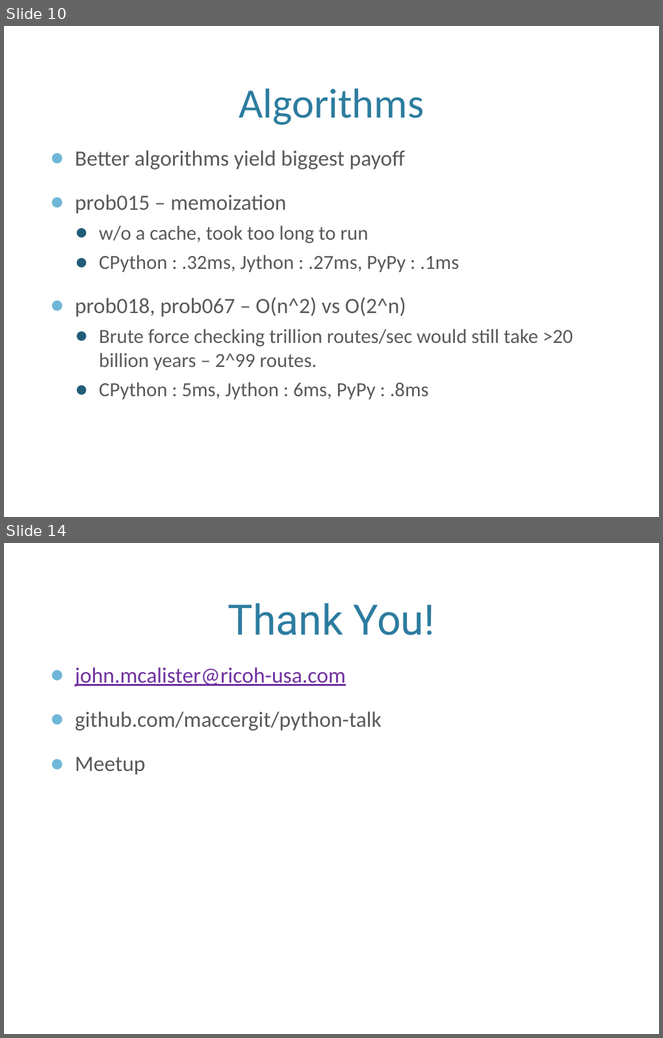
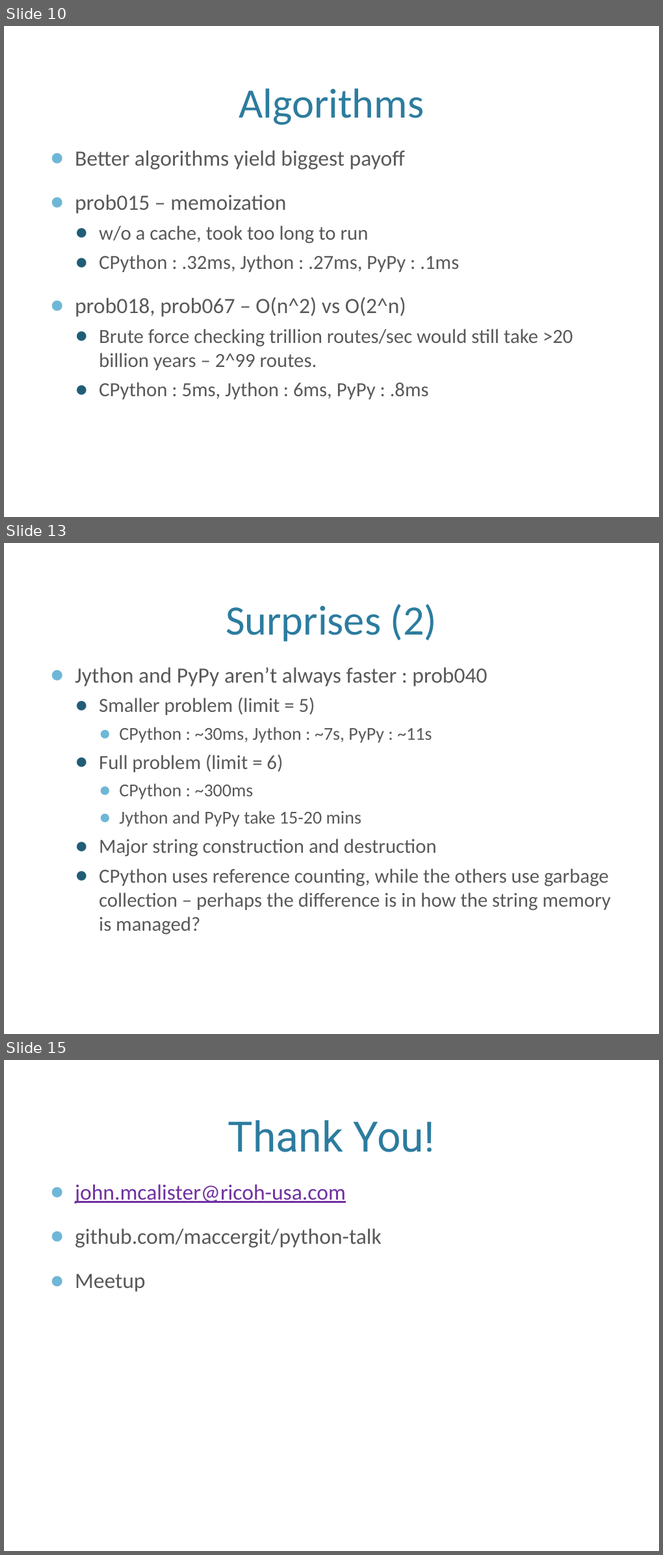
Before and after one commit to maccergit/python-talk, a slide deck: Python Performance Talk.pptx. Shown one above the other, each under a label of ours: slides 10 and 14 before the commit, slides 10, 13 and 15 after it; the slides between them are not shown. The pictures are 663x1038 and 663x1555 pixels, drawn with LibreOffice and Linux fonts; fonts in the diff are those of the drawing; background and template pictures are left out. Boxes give left, top, right and bottom in pixels: in the first picture for what was removed or moved away, otherwise in the second. Text is boxed around its words. In the diff, an @@ line names an element or a change of style, - is before the commit and + after.

```diff
--- a/Python Performance Talk.pptx
+++ b/Python Performance Talk.pptx
@@ slide 13 added at <box>4,543,659,1034</box>, background picture (left out) @@
@@ title added at <box>226,604,438,642</box>, 46 pt, text #2C7C9F @@
+Surprises (2)
@@ text added at <box>75,667,611,935</box>, 22 pt, text #595959 @@
+● Jython and PyPy aren’t always faster : prob040
+  ● Smaller problem (limit = 5)
+    ● CPython : ~30ms, Jython : ~7s, PyPy : ~11s
+  ● Full problem (limit = 6)
+    ● CPython : ~300ms
+    ● Jython and PyPy take 15-20 mins
+  ● Major string construction and destruction
+  ● CPython uses reference counting, while the others use garbage collection – perhaps the difference is in how the string memory is managed?
@@ what was slide 14 is now slide 15 @@
```
Also in this commit, not shown: 5 slides changed.
